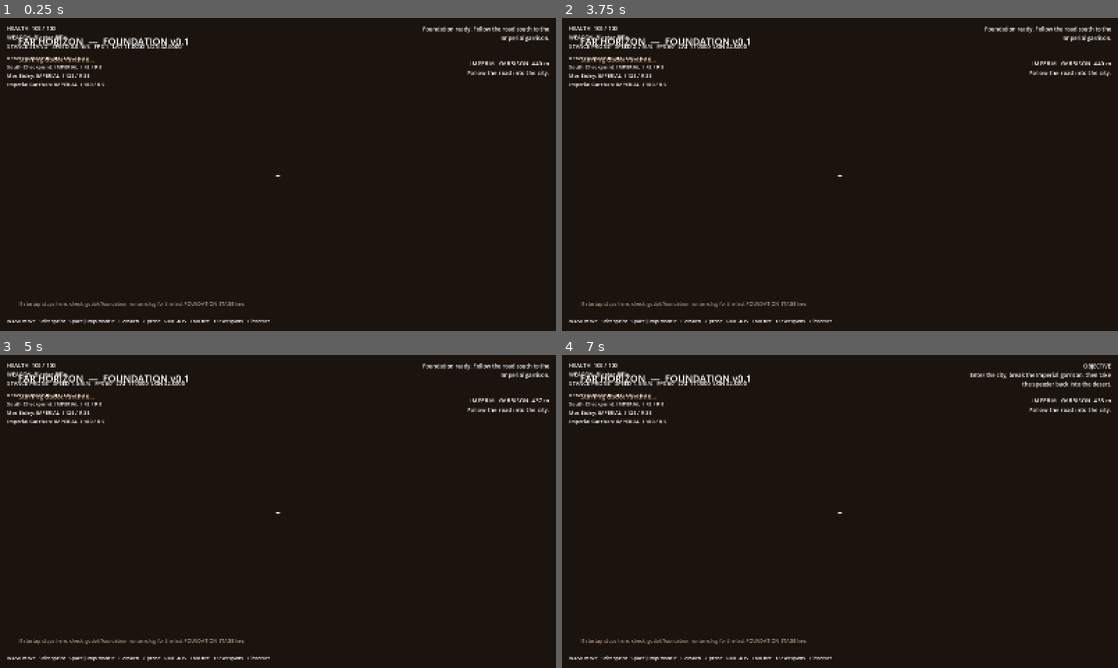
Above: before the commit, frames 1-4 (two rows, left to right).
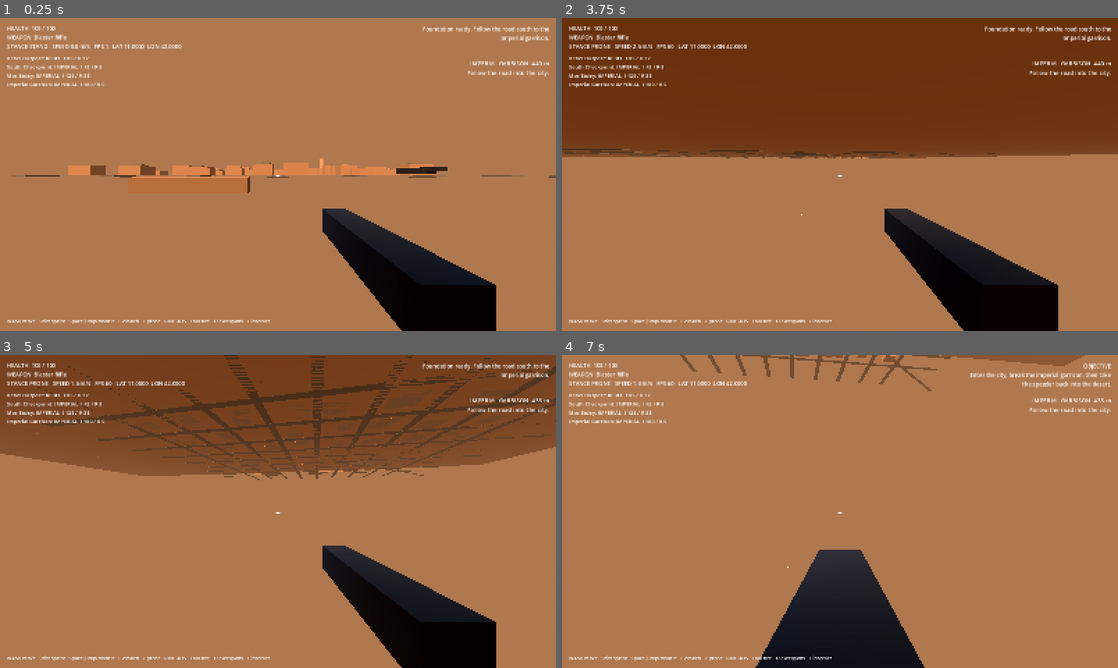
Above: after the commit, the same moments.

Repository: Deputy1389/far-horizon
Game: Godot game, scene res://game/scenes/main.tscn
The game is run twice, just before and just after one commit, with the same random seed, the same clock (stepped at 60 frames per second) and the same inputs.
Inputs (mouse positions are in pixels of both pictures, inside the frame that each line leads up to):
- Up to frame 1 (0.25 s): no input
- Up to frame 2 (3.75 s): move the mouse to (867, 174) at 0.52 s; hold Right mouse button (aim) 0.53-1.28 s; hold W (move_forward) from 0.53 s (still down); click (867, 174) at 0.67 s; tap Space (jump) at 0.77, 1.52, 3.02 s; move the mouse to (812, 174) at 1.27 s; tap C (crouch) at 1.35 s; move the mouse to (851, 168) at 2.02 s; press the mouse at (851, 168) at 2.03 s; move the mouse to (834, 180) at 2.77 s; release the mouse at (834, 180) at 2.78 s; tap E (interact) at 2.85 s; click (834, 180) at 2.92 s; move the mouse to (878, 177) at 3.52 s; tap Z (prone) at 3.6 s
- Up to frame 3 (5 s): keep holding W (move_forward); tap Space (jump) at 3.77, 4.52 s; move the mouse to (233, 508) at 4.27 s; tap Shift (sprint) at 4.35 s
- Up to frame 4 (7 s): move the mouse to (845, 511) at 5.02 s; tap 1 (weapon_1) at 5.1 s; click (845, 511) at 5.17 s; move the mouse to (817, 505) at 5.77 s; release W (move_forward) at 5.78 s; hold D (move_right) 5.78-6.53 s; tap 2 (weapon_2) at 5.85 s; tap Space (jump) at 6.02, 6.77 s; move the mouse to (867, 511) at 6.52 s; hold W (move_forward) from 6.53 s (still down); hold Right mouse button (aim) from 6.53 s (still down)

The runs differ from the first frame. In frame 1, 94% of the frame differs, in the area x 0-100%, y 0-100%; in frame 2, 94%; in frame 3, 94%; in frame 4, 95%.

Commit message:
runtime: log and display staged startup progress

Diff:
--- a/game/scripts/main.gd
+++ b/game/scripts/main.gd
@@ -11,11 +11,21 @@
 var capture_point: CapturePoint
 var hud: DebugHud
 var convoy_proxies: Dictionary = {}
+@onready var startup_overlay: CanvasLayer = $StartupOverlay
+@onready var startup_status: Label = $StartupOverlay/Status
 
 func _ready() -> void:
+	_stage("Installing input map...")
 	_install_input_map()
+	_stage("Creating desert sky and lighting...")
 	_build_environment()
+	await get_tree().process_frame
 	await _build_foundation_world()
+
+func _stage(text: String) -> void:
+	print("FOUNDATION_STAGE " + text)
+	if startup_status != null:
+		startup_status.text = text
 
 func _build_environment() -> void:
 	var environment_node := WorldEnvironment.new()
@@ -54,11 +64,13 @@
 	add_child(second_sun)
 
 func _build_foundation_world() -> void:
+	_stage("Initializing spherical planet coordinates...")
 	floating_origin = FloatingOrigin.new()
 	floating_origin.name = "FloatingOrigin"
 	add_child(floating_origin)
 	floating_origin.configure(6_000_000.0, 11.0, 42.0)
 
+	_stage("Creating first-person controller...")
 	player = FPSController.new()
 	add_child(player)
 	player.global_position = Vector3(0.0, 6.0, 0.0)
@@ -68,6 +80,7 @@
 	# Strategic data owns the meaningful map coordinates. The physical world is
 	# projected from those coordinates instead of duplicating city/base numbers
 	# in the scene bootstrap.
+	_stage("Starting planetary war simulation...")
 	strategy = StrategicSim.new()
 	add_child(strategy)
 	strategy.configure(floating_origin)
@@ -77,6 +90,7 @@
 
 	# Put a real camera/HUD on screen before doing procedural mesh/collision work.
 	# This prevents a long-looking gray window while the first terrain ring builds.
+	_stage("Bringing HUD online...")
 	hud = DebugHud.new()
 	add_child(hud)
 	hud.configure(player, floating_origin, strategy)
@@ -88,6 +102,7 @@
 	var rebel_map: Vector2 = rebel_node["map_position"]
 	var city_map: Vector2 = city_node["map_position"]
 
+	_stage("Generating nearby spherical terrain...")
 	planet = ProceduralPlanet.new()
 	planet.name = "ProceduralPlanet"
 	add_child(planet)
@@ -97,24 +112,30 @@
 	planet.generate_initial()
 	player.global_position = planet.surface_point(rebel_map.x, rebel_map.y) + Vector3.UP * 0.08
 
+	_stage("Building Rebel staging area...")
 	rebel_outpost = RebelOutpost.new()
 	rebel_outpost.name = "RebelOutpost"
 	add_child(rebel_outpost)
 	rebel_outpost.configure(planet, rebel_map)
 
+	_stage("Generating Mos Eisley combat district...")
 	city = CityGenerator.new()
 	city.name = "MosEisleyPrototype"
 	add_child(city)
 	city.configure(planet, city_map)
 
+	_stage("Spawning tactical AI...")
 	squads = SquadManager.new()
 	add_child(squads)
 
+	_stage("Connecting strategic road network...")
 	roads = RoadNetwork.new()
 	add_child(roads)
 	roads.configure(planet, strategy)
 
+	_stage("Materializing Imperial garrison...")
 	_spawn_enemies()
+	_stage("Creating objective and speeder...")
 	_spawn_capture_point()
 	_spawn_speeder(rebel_map)
 
@@ -122,10 +143,13 @@
 		capture_point.progress_changed.connect(hud.set_capture_progress)
 		hud.set_capture_progress(capture_point.progress / maxf(capture_point.capture_seconds, 0.001), false)
 
+	_stage("Finalizing playable foundation...")
 	player.set_physics_process(true)
 	player.died.connect(_respawn_player)
 	strategy.event_logged.emit("Foundation ready. Follow the road south to the Imperial garrison.")
 	print("FOUNDATION_READY chunks=%d enemies=%d" % [planet.chunks.size(), squads.active_member_count()])
+	if startup_overlay != null:
+		startup_overlay.visible = false
 
 func _spawn_enemies() -> void:
 	var positions := city.combat_spawns
